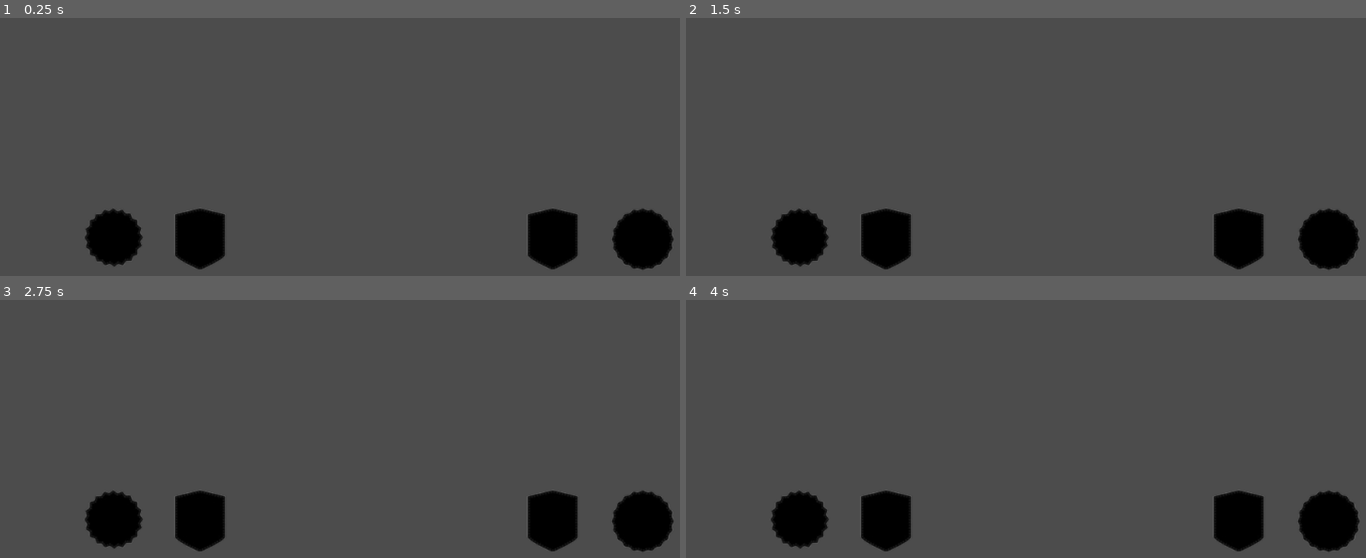
Above: before the commit, frames 1-4 (two rows, left to right).
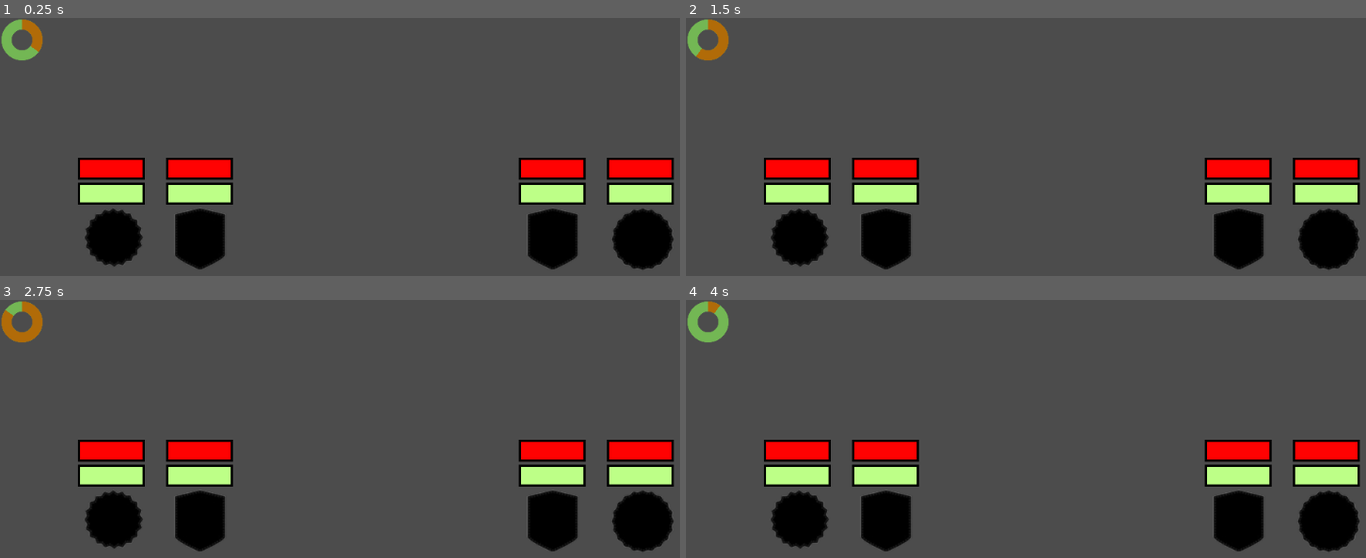
Above: after the commit, the same moments.

Repository: Pe3Hu/huinga
Game: Godot game, scene res://main/Game.tscn
Two runs of this game, one before a commit and one after it. Both use one fixed random seed, a clock stepped at 60 frames per second and the inputs below. The engine's default icon, where the game draws it, is replaced by a stand-in: a white triangle on a blue panel in a dark square.
Inputs:
- Up to frame 1 (0.25 s): no input
- Up to frame 2 (1.5 s): tap Enter at 0.5 s; tap Space at 1.25 s
- Up to frame 3 (2.75 s): tap Enter at 2 s
- Up to frame 4 (4 s): tap Space at 2.75 s

The runs differ from the first frame. In frame 1, 7.5% of the frame differs, in the area x 0-100%, y 0-73%; in frame 2, 7.5%; in frame 3, 7.5%; in frame 4, 7.5%.

Commit message:
version 0.002
0. rework

Diff:
--- a/UI/UI.tscn
+++ b/UI/UI.tscn
@@ -1,5 +1,24 @@
-[gd_scene format=2]
+[gd_scene load_steps=2 format=2]
+
+[ext_resource path="res://assets/bars/imgonline-com-ua-ReplaceColor-ghK7HW5LKa4-removebg-preview.png" type="Texture" id=1]
 
 [node name="UI" type="Control"]
 anchor_right = 1.0
 anchor_bottom = 1.0
+
+[node name="Bars" type="Node" parent="."]
+
+[node name="HP" type="Node" parent="Bars"]
+
+[node name="AA" type="Node" parent="Bars"]
+
+[node name="TimeBar" type="TextureProgress" parent="."]
+margin_right = 240.0
+margin_bottom = 240.0
+rect_scale = Vector2( 0.25, 0.25 )
+value = 30.0
+texture_under = ExtResource( 1 )
+texture_progress = ExtResource( 1 )
+fill_mode = 4
+tint_under = Color( 0.627451, 1, 0.458824, 1 )
+tint_progress = Color( 0.964706, 0.584314, 0.0470588, 1 )
--- a/battle/Dummy.tscn
+++ b/battle/Dummy.tscn
@@ -1,8 +1,34 @@
-[gd_scene load_steps=2 format=2]
+[gd_scene load_steps=3 format=2]
 
-[ext_resource path="res://assets/icon.png" type="Texture" id=1]
+[ext_resource path="res://assets/bars/bordered_bar.png" type="Texture" id=2]
+[ext_resource path="res://assets/bars/empty_bar.png" type="Texture" id=3]
 
 [node name="Dummy" type="Node2D"]
 
 [node name="Sprite" type="Sprite" parent="."]
-texture = ExtResource( 1 )
+
+[node name="Bars" type="VBoxContainer" parent="."]
+margin_right = 91.0
+margin_bottom = 64.0
+
+[node name="HP" type="TextureProgress" parent="Bars"]
+margin_right = 91.0
+margin_bottom = 30.0
+value = 100.0
+texture_under = ExtResource( 3 )
+texture_over = ExtResource( 2 )
+texture_progress = ExtResource( 3 )
+tint_under = Color( 0.996078, 0.521569, 0.521569, 1 )
+tint_over = Color( 0.741176, 0.282353, 0.282353, 1 )
+tint_progress = Color( 1, 0.0117647, 0.0117647, 1 )
+
+[node name="AA" type="TextureProgress" parent="Bars"]
+margin_top = 34.0
+margin_right = 91.0
+margin_bottom = 64.0
+texture_under = ExtResource( 3 )
+texture_over = ExtResource( 2 )
+texture_progress = ExtResource( 3 )
+tint_under = Color( 0.745098, 1, 0.533333, 1 )
+tint_over = Color( 0, 0, 0, 1 )
+tint_progress = Color( 0, 1, 0.345098, 1 )
--- a/main/Classes.gd
+++ b/main/Classes.gd
@@ -87,8 +87,15 @@
 			var dummy_instance =  Global.scene.dummy.instance()
 			dummy_instance.name = "Core" + String(_i)
 			dummy_instance.position = shift
-			dummy_instance.get_children()[0].set_texture(load("res://assets/"+img_name+".png"))
+			var sprite = dummy_instance.get_node("Sprite")
+			sprite.set_texture(load("res://assets/"+img_name+".png"))
 			Global.add_child_node("/root/Game/Battlefield/Dummys",dummy_instance)
+
+			var bars = dummy_instance.get_node("Bars")
+			var vec = -Global.data.size.shield / 2
+			vec.y -= bars.get_children().size() * Global.data.size.bar.y
+			bars.rect_position = vec
+			bars.rect_size = Global.data.size.bar
 
 			img_name = "shields/1_0"
 			length = Global.list.window_size.height * 2 / 5
@@ -98,5 +105,52 @@
 			dummy_instance = Global.scene.dummy.instance()
 			dummy_instance.name = "Avatar" + String(_i)
 			dummy_instance.position = shift
-			dummy_instance.get_children()[0].set_texture(load("res://assets/"+img_name+".png"))
+			sprite = dummy_instance.get_node("Sprite")
+			sprite.set_texture(load("res://assets/"+img_name+".png"))
 			Global.add_child_node("/root/Game/Battlefield/Dummys",dummy_instance)
+
+			bars = dummy_instance.get_node("Bars")
+			vec = -Global.data.size.shield / 2
+			vec.y -= bars.get_children().size() * Global.data.size.bar.y
+			bars.rect_position = vec
+			#Global.ui.bar.append()
+
+class Carcass:
+	var number = {}
+	var string = {}
+	var array = {}
+	var list = {}
+	var flag = {}
+
+	func _init(input_):
+		list.owner = input_.owner
+
+class Core:
+	var number = {}
+	var string = {}
+	var array = {}
+	var list = {}
+	var flag = {}
+
+	func _init(input_):
+		list.owner = input_.owner
+
+class Technique:
+	var number = {}
+	var string = {}
+	var array = {}
+	var list = {}
+	var flag = {}
+
+	func _init(input_):
+		list.owner = input_.owner
+
+class Golem:
+	var number = {}
+	var string = {}
+	var array = {}
+	var list = {}
+	var flag = {}
+
+	func _init(input_):
+		list.owner = input_.owner
--- a/main/Game.gd
+++ b/main/Game.gd
@@ -15,8 +15,6 @@
 		Global.array.lord.append(lord)
 		Global.list.primary_key.lord += 1
 
-
-
 func init_encounters():
 	var encounter_count = 1
 
@@ -32,6 +30,11 @@
 	Global.array.encounter[0].add_lord(Global.array.lord[1])
 	Global.array.encounter[0].calc_anchors()
 
-
 func _process(delta):
 	pass
+
+func _on_Timer_timeout():
+	#print(Global.node.Dummys.get_children())
+	Global.node.TimeBar.value += 1
+	if Global.node.TimeBar.value >= Global.node.TimeBar.max_value:
+		Global.node.TimeBar.value -= Global.node.TimeBar.max_value
--- a/main/Game.tscn
+++ b/main/Game.tscn
@@ -10,3 +10,9 @@
 [node name="Battlefield" parent="." instance=ExtResource( 2 )]
 
 [node name="UI" parent="." instance=ExtResource( 3 )]
+
+[node name="Timer" type="Timer" parent="."]
+wait_time = 0.05
+autostart = true
+
+[connection signal="timeout" from="Timer" to="." method="_on_Timer_timeout"]
--- a/main/Global.gd
+++ b/main/Global.gd
@@ -5,7 +5,10 @@
 var list = {}
 var array = {}
 var scene = {}
+var node = {}
+var ui = {}
 var flag = {}
+var data = {}
 
 func init_window_size():
 	list.window_size = {}
@@ -42,6 +45,16 @@
 func init_scene():
 	scene.dummy = preload("res://battle/Dummy.tscn")
 
+func init_node():
+	node.Dummys = get_node("/root/Game/Battlefield/Dummys")
+	node.TimeBar = get_node("/root/Game/UI/TimeBar")
+	ui.bar = []
+
+func init_data():
+	data.size = {}
+	data.size.shield = Vector2(91,97)
+	data.size.bar = Vector2(91,30)
+
 func init_flag():
 	flag.ready = false
 
@@ -49,6 +62,8 @@
 	init_list()
 	init_array()
 	init_scene()
+	init_node()
+	init_data()
 	init_flag()
 
 func add_child_node(parent_node_path_,child_node_):
Binary file added: assets/bars/bordered_bar.png
Not shown, added: assets/bars/bordered_bar.png.import
Binary file added: assets/bars/empty_bar.png
Not shown, added: assets/bars/empty_bar.png.import
Binary file added: assets/bars/imgonline-com-ua-ReplaceColor-ghK7HW5LKa4-removebg-preview.png
Not shown, added: assets/bars/imgonline-com-ua-ReplaceColor-ghK7HW5LKa4-removebg-preview.png.import
Not shown, added: assets.lnk
